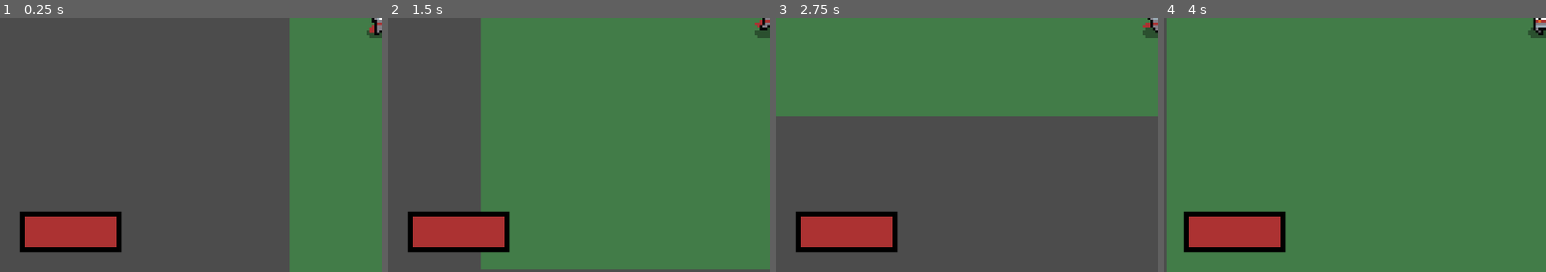
Above: before the commit, frames 1-4 (left to right).
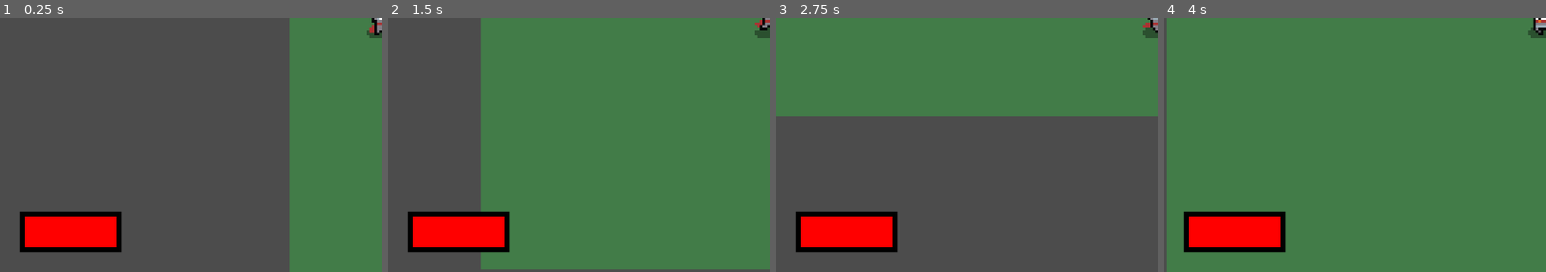
Above: after the commit, the same moments.

Repository: ranaxdev/BeatTheBoredomJam
Game: Godot game, scene res://Scenes/World.tscn
Two runs of this game, one before a commit and one after it. Both use one fixed random seed, a clock stepped at 60 frames per second and the inputs below.
Inputs (mouse positions are % of the whole screen's width and height, from its top left):
- Up to frame 1 (0.25 s): no input
- Up to frame 2 (1.5 s): tap Enter (ui_accept) at 0.5, 0.77 s; move the mouse to (72, 45) at 0.52 s; hold D (move_right) 0.53-1.28 s; click (72, 45) at 0.6 s; move the mouse to (30, 55) at 1.27 s; hold S (move_down) from 1.28 s (still down); tap 1 at 1.35 s
- Up to frame 3 (2.75 s): tap Enter (ui_accept) at 1.52 s; move the mouse to (60, 28) at 2.02 s; release S (move_down) at 2.03 s; hold D (move_right) from 2.03 s (still down); hold 2 from 2.03 s (still down)
- Up to frame 4 (4 s): move the mouse to (45, 70) at 2.77 s; release D (move_right) at 2.78 s; release 2 at 2.78 s; hold W (move_up) 2.78-3.53 s; tap 3 at 2.85 s; tap Enter (ui_accept) at 3.02, 3.77 s; move the mouse to (80, 65) at 3.52 s; hold A (move_left) from 3.53 s (still down); hold 4 from 3.53 s (still down)
The pictures show only the part of the screen within x 0-50%, y 50-100%; the shares and areas given below are measured in that part.

The runs differ from the first frame. In frame 1, 2.9% of the frame differs, in the area x 6-31%, y 78-91%; in frame 2, 2.9%; in frame 3, 2.9%; in frame 4, 2.9%.

Commit message:
f

Diff:
--- a/Scenes/Actors/Player.tscn
+++ b/Scenes/Actors/Player.tscn
@@ -139,9 +139,9 @@
 [node name="Sprite" type="AnimatedSprite" parent="."]
 position = Vector2( 1.90735e-06, 1.90735e-06 )
 scale = Vector2( 4, 4 )
-frames = SubResource( 14 )
+frames = SubResource( 20 )
 animation = "damage"
-frame = 4
+frame = 5
 playing = true
 
 [node name="Camera2D" type="Camera2D" parent="."]
@@ -153,41 +153,6 @@
 region_enabled = true
 region_rect = Rect2( 0, 0, 80, 32 )
 script = ExtResource( 3 )
-
-
-[node name="Sword" type="Area2D" parent="."]
-collision_layer = 8
-collision_mask = 0
-
-[node name="Collision" type="CollisionShape2D" parent="Sword"]
-position = Vector2( 42, 0 )
-shape = SubResource( 15 )
-disabled = true
-
-[node name="Sprite" type="AnimatedSprite" parent="Sword"]
-position = Vector2( 59.2479, 0.0059967 )
-scale = Vector2( 1.5, 3 )
-frames = SubResource( 19 )
-animation = "attack"
-frame = 4
-
-[node name="HurtBox" type="Area2D" parent="."]
-collision_layer = 0
-collision_mask = 2
-
-[node name="CollisionShape2D" type="CollisionShape2D" parent="HurtBox"]
-shape = SubResource( 20 )
-
-[node name="HealthNode" type="Node2D" parent="."]
-
-[node name="Healthbar" type="TextureProgress" parent="HealthNode"]
-margin_left = -569.49
-margin_top = 305.393
-margin_right = -529.49
-margin_bottom = 345.393
-texture_under = ExtResource( 8 )
-texture_over = ExtResource( 1 )
-texture_progress = ExtResource( 9 )
 
 [node name="toolLabel" type="Label" parent="Camera2D/Toolbar"]
 anchor_left = -478.682
@@ -217,7 +182,39 @@
 "_edit_use_anchors_": false
 }
 
-
+[node name="Sword" type="Area2D" parent="."]
+collision_layer = 8
+collision_mask = 0
+
+[node name="Collision" type="CollisionShape2D" parent="Sword"]
+position = Vector2( 42, 0 )
+shape = SubResource( 21 )
+disabled = true
+
+[node name="Sprite" type="AnimatedSprite" parent="Sword"]
+position = Vector2( 59.2479, 0.0059967 )
+scale = Vector2( 1.5, 3 )
+frames = SubResource( 25 )
+animation = "attack"
+frame = 4
+
+[node name="HurtBox" type="Area2D" parent="."]
+collision_layer = 0
+collision_mask = 2
+
+[node name="CollisionShape2D" type="CollisionShape2D" parent="HurtBox"]
+shape = SubResource( 26 )
+
+[node name="HealthNode" type="Node2D" parent="."]
+
+[node name="Healthbar" type="TextureProgress" parent="HealthNode"]
+margin_left = -569.49
+margin_top = 305.393
+margin_right = -529.49
+margin_bottom = 345.393
+texture_under = ExtResource( 8 )
+texture_over = ExtResource( 1 )
+texture_progress = ExtResource( 9 )
 script = ExtResource( 5 )
 __meta__ = {
 "_edit_use_anchors_": false
--- a/Scenes/World.tscn
+++ b/Scenes/World.tscn
@@ -1,17 +1,14 @@
-[gd_scene load_steps=9 format=2]
-
+[gd_scene load_steps=10 format=2]
 
 [ext_resource path="res://Scenes/Actors/Player.tscn" type="PackedScene" id=1]
 [ext_resource path="res://Scripts/World.gd" type="Script" id=2]
 [ext_resource path="res://Scripts/Farming/Plough.gd" type="Script" id=3]
 [ext_resource path="res://Assets/tileset.tres" type="TileSet" id=4]
 [ext_resource path="res://Scenes/Actors/Doggo.tscn" type="PackedScene" id=5]
-
-[ext_resource path="res://Scenes/Actors/Enemy.tscn" type="PackedScene" id=9]
-
 [ext_resource path="res://Scripts/Farming/Seed.gd" type="Script" id=6]
 [ext_resource path="res://Scripts/Farming/Farming.gd" type="Script" id=7]
 [ext_resource path="res://Scripts/Farming/Harvest.gd" type="Script" id=8]
+[ext_resource path="res://Scenes/Actors/Enemy.tscn" type="PackedScene" id=9]
 
 [node name="World" type="Node"]
 script = ExtResource( 2 )
@@ -38,22 +35,21 @@
 [node name="Enemy" parent="." instance=ExtResource( 9 )]
 position = Vector2( 496, 328 )
 
-
 [node name="Farming" type="Node2D" parent="."]
 script = ExtResource( 7 )
 
 [node name="Seed" type="Node2D" parent="Farming"]
-
 z_index = 1
 script = ExtResource( 6 )
 
 [node name="Plough" type="Node2D" parent="Farming"]
 script = ExtResource( 3 )
 
+[node name="Harvest" type="Node2D" parent="Farming"]
+script = ExtResource( 8 )
+
 [node name="Enemy2" parent="." instance=ExtResource( 9 )]
 position = Vector2( 960, 440 )
 
 [node name="Enemy3" parent="." instance=ExtResource( 9 )]
 position = Vector2( 80, 456 )
-[node name="Harvest" type="Node2D" parent="Farming"]
-script = ExtResource( 8 )
Not shown: 2 places in Scenes/Actors/Player.tscn that only renumber resources
